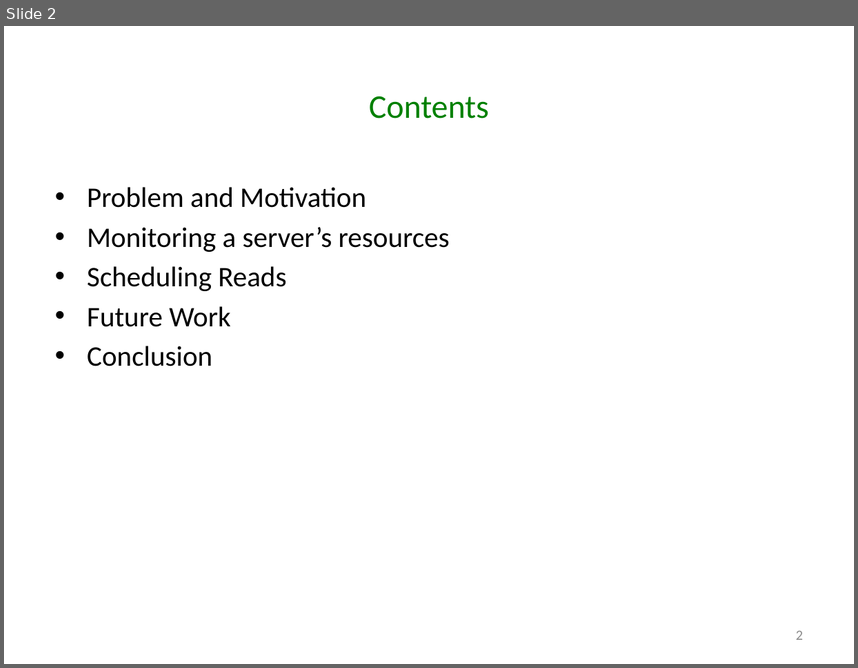
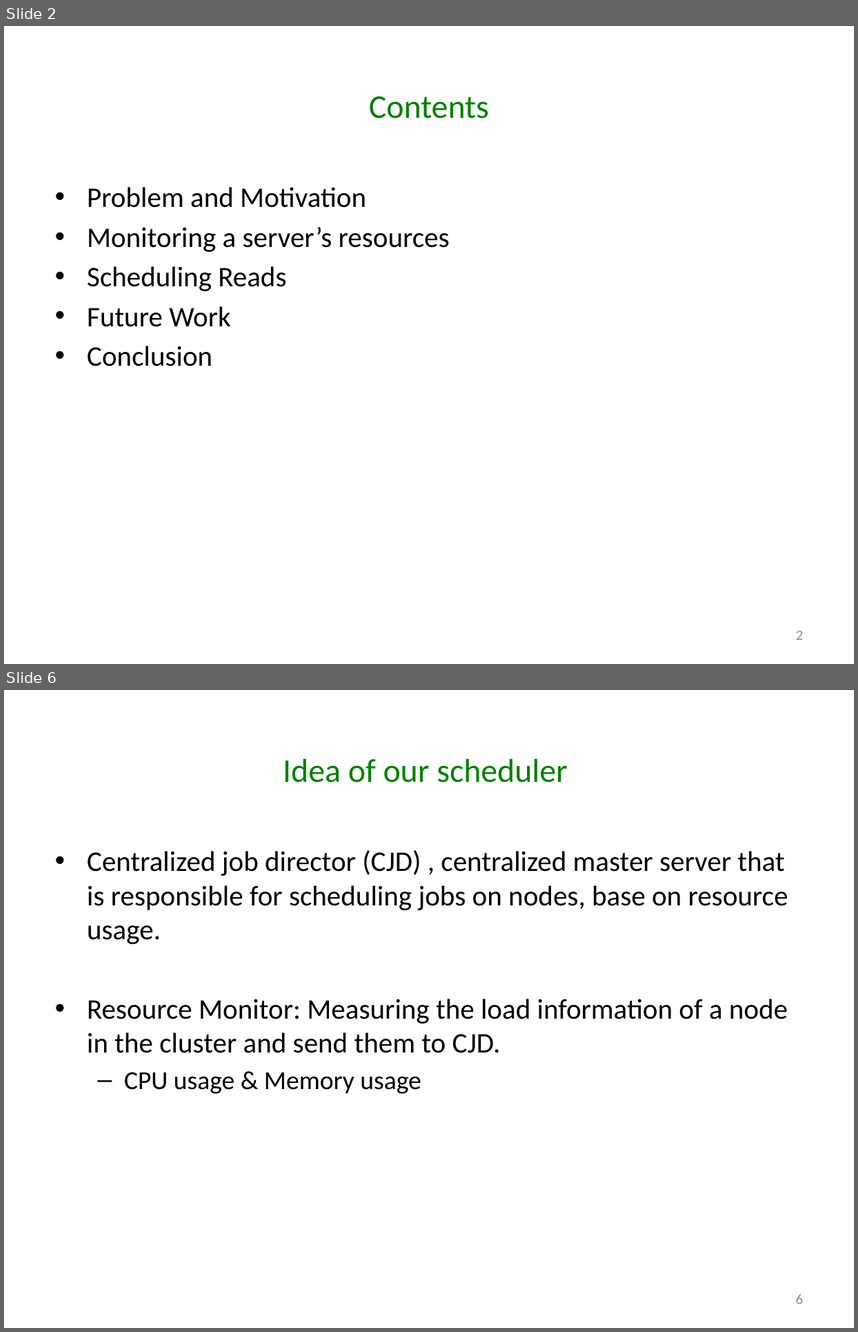
Before and after one commit to godares79/CS848-Project, a slide deck: PresentationSlides/Presentation.pptx. Shown one above the other, each under a label of ours: slide 2 before the commit, slides 2 and 6 after it; the slides between them are not shown. The pictures are 858x668 and 858x1332 pixels, drawn with LibreOffice and Linux fonts; fonts in the diff are those of the drawing. Boxes give left, top, right and bottom in pixels: in the first picture for what was removed or moved away, otherwise in the second. Text is boxed around its words. In the diff, an @@ line names an element or a change of style, - is before the commit and + after.

```diff
--- a/PresentationSlides/Presentation.pptx
+++ b/PresentationSlides/Presentation.pptx
@@ slide 6 added at box(4, 690, 854, 1328), background #FFFFFF @@
@@ title added at box(283, 758, 568, 782), 28 pt, text #008000 @@
+Idea of our scheduler
@@ text added at box(87, 850, 789, 1094), 24 pt, text #000000 @@
+• Centralized job director (CJD) , centralized master server that is responsible for scheduling jobs on nodes, base on resource usage.
+• Resource Monitor: Measuring the load information of a node in the cluster and send them to CJD.
+  – CPU usage & Memory usage
@@ page number added at box(796, 1294, 803, 1303), 12 pt, text #8C8C8C @@
+6
```
Also in this commit, not shown: 2 slides changed, 8 other slides added, 2 slides removed.
